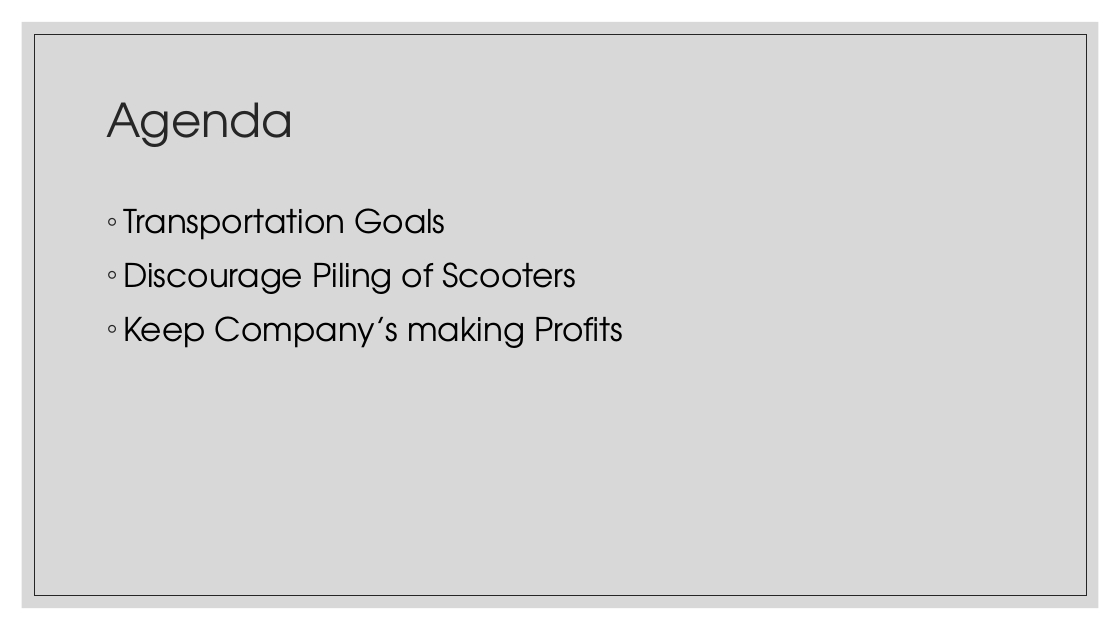
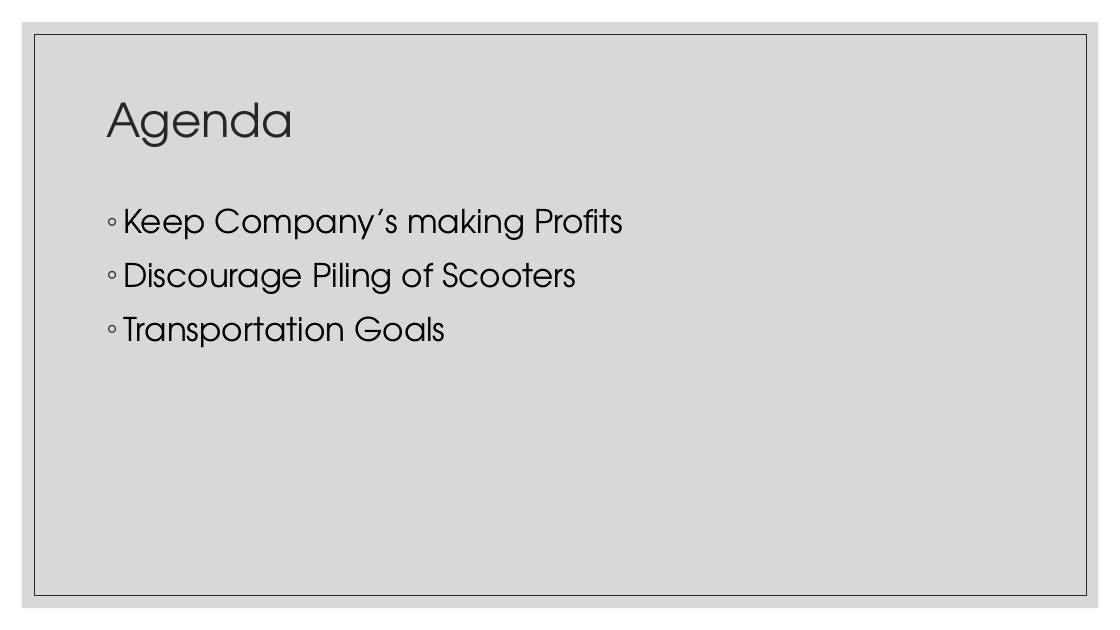
Before and after one commit to jojuka/nashville-scooters-scooter-snatchers, a slide deck: slide 2 of presentation.pptx. Drawn at 1120x630 pixels with LibreOffice and Linux fonts; fonts in the diff are those of the drawing. Boxes give left, top, right and bottom in pixels: in the first picture for what was removed or moved away, otherwise in the second. Text is boxed around its words. In the diff, an @@ line names an element or a change of style, - is before the commit and + after.

Commit message:
Presentation - RL

```diff
--- a/presentation.pptx
+++ b/presentation.pptx
@@ text at (x1=123, y1=208, x2=623, y2=294): paragraphs added @@
+◦ Keep Company’s making Profits
+◦ Discourage Piling of Scooters
@@ text at (x1=123, y1=262, x2=623, y2=348): paragraphs removed @@
-◦ Discourage Piling of Scooters
-◦ Keep Company’s making Profits
```
Also in this commit, not shown: 2 other slides changed, 3 slides added, 3 slides removed, 1 other file.
